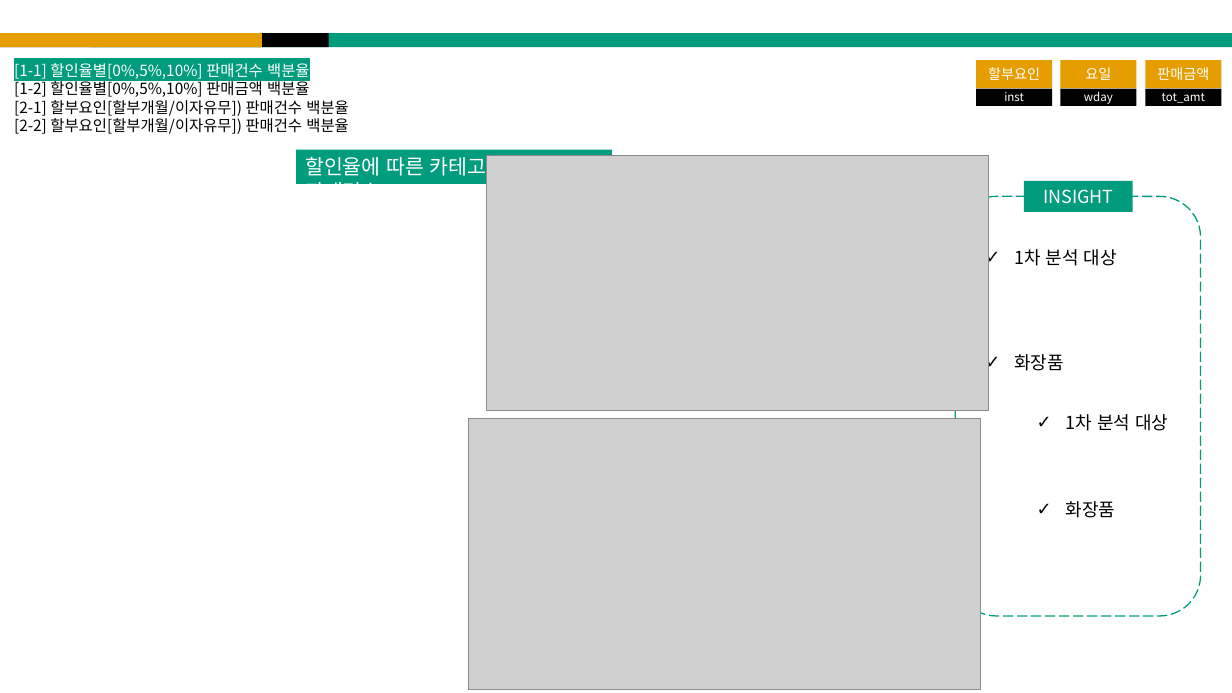
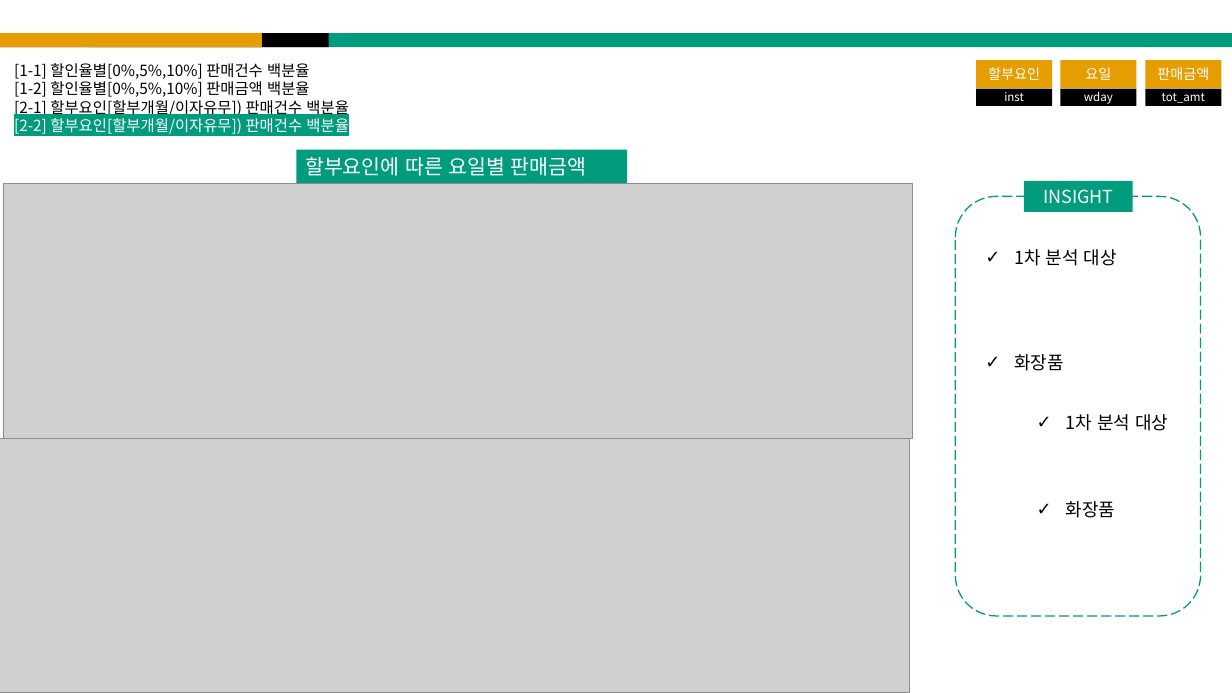
Before and after one commit to horaeng1/Asiae_AI, a slide deck: slide 34 of 1_Code/4_kim/R/BA_Project.pptx. Drawn at 1232x693 pixels with LibreOffice and Linux fonts; fonts in the diff are those of the drawing; grey boxes stand for pictures. Boxes give left, top, right and bottom in pixels: in the first picture for what was removed or moved away, otherwise in the second. Text is boxed around its words. In the diff, an @@ line names an element or a change of style, - is before the commit and + after.

```diff
--- a/1_Code/4_kim/R/BA_Project.pptx
+++ b/1_Code/4_kim/R/BA_Project.pptx
@@ text at (14, 63, 348, 134): text colour #FFFFFF to #000000, highlight #009C7D to none in "[1-1] 할인율별[0%,5%,10%] 판매건수 백분율"; text colour #000000 to #FFFFFF, highlight none to #009C7D in "[2-2] 할부요인[할부개월/이자유무]) 판매건수 백분율" @@
@@ rectangle "할부요인에 따른 요일별 판매금액": place and size @@
-rectangle "할부요인에 따른 요일별 판매금액" at (297, 150, 613, 184)
+rectangle "할부요인에 따른 요일별 판매금액" at (297, 150, 628, 184)
@@ text in rectangle at (305, 157, 586, 176): text changed @@
-할인율에 따른 카테고리별 판매건수
+할부요인에 따른 요일별 판매금액
@@ picture: place and size @@
-picture at (487, 155, 989, 410)
+picture at (3, 184, 912, 439)
@@ picture: place and size @@
-picture at (469, 419, 982, 690)
+picture at (0, 438, 909, 693)
```
Also in this commit, not shown: 15 other slides changed, 2 slides added.
